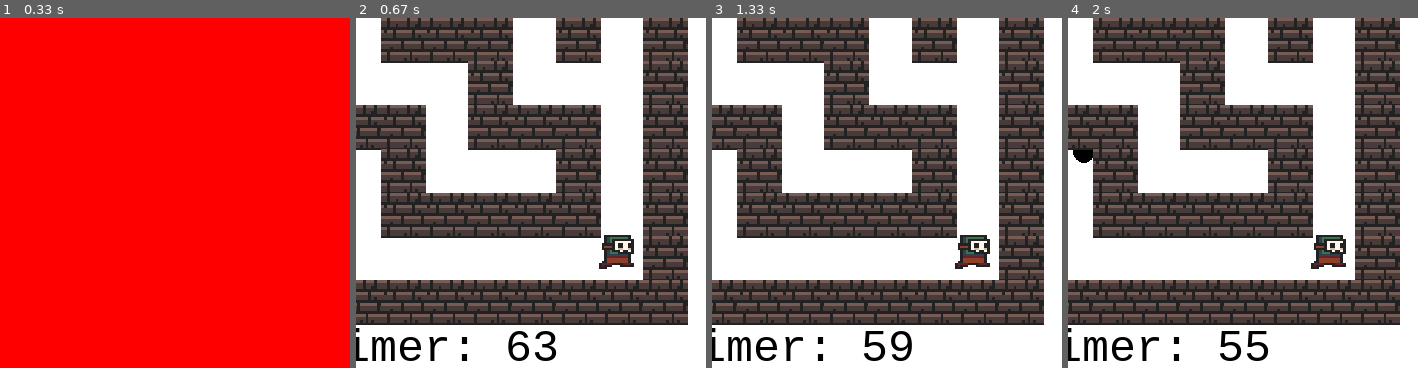
Above: before the commit, frames 1-4 (left to right).
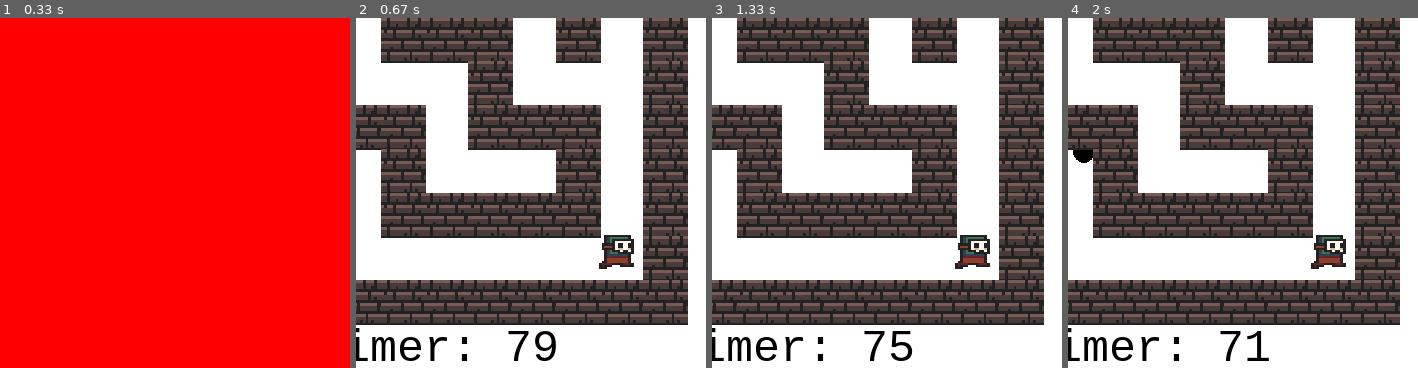
Above: after the commit, the same moments.

Repository: gorangor/112-Term-Project
Game: pygame game, started from pygamegame.py
The game is run twice, just before and just after one commit, with the same random seed, the same clock (stepped at 60 frames per second) and the same inputs.
Inputs (mouse positions are % of the whole screen's width and height, from its top left):
- Up to frame 1 (0.33 s): no input
- Up to frame 2 (0.67 s): hold Space from 0.33 s (still down); hold Right from 0.33 s (still down); move the mouse to (46, 54) at 0.37 s
- Up to frame 3 (1.33 s): release Space at 0.8 s; release Right at 0.8 s; hold P 0.83-1.3 s; hold Right 0.83-1.3 s; move the mouse to (82, 47) at 0.87 s
- Up to frame 4 (2 s): hold Up from 1.83 s (still down); move the mouse to (19, 35) at 1.87 s
The pictures show only the part of the screen within x 46-96%, y 50-100%; the shares and areas given below are measured in that part.

Frame 1 is identical in both runs. In frame 2, 0.5% of the frame differs, in the area x 43-58%, y 89-98%; in frame 3, 0.5%; in frame 4, 0.6%.

Commit message:
Less cry

Diff:
--- a/pygamegame.py
+++ b/pygamegame.py
@@ -20,10 +20,11 @@
         self.count = 0
         self.cloneTimer = 0
         self.level = 16
-        self.time = self.level * 4
+        self.time = self.level * 5
         self.timeCount = 0
         self.powerUps = []
         self.winner = ""
+        self.swordPower = 0
 
     def mousePressed(self, x, y):
         print(x,y)
@@ -99,7 +100,7 @@
 
             if keyCode == pygame.K_RIGHT and 15 <= self.player.mS <= 63:
                 self.level += 4
-                self.time = self.level * 4
+                self.time = self.level * 6
                 self.player.mS += 4
                 self.player2.mS += 4
                 self.maze.mS += 4
@@ -121,7 +122,7 @@
 
             elif keyCode == pygame.K_LEFT and 17 <= self.player.mS <= 65:
                 self.level -= 4
-                self.time = self.level * 4
+                self.time = self.level * 6
                 self.player.mS -= 4
                 self.player2.mS -= 4
                 self.maze.mS -= 4
@@ -241,6 +242,21 @@
                 self.sword.speedY = 0
                 self.sword.rect.x = self.player.rect.x + self.player.iS/2
                 self.sword.rect.y = self.player.rect.y + self.player.iS/2
+        powerCount = -1
+        for powerUps in self.powerUps:
+            powerCount += 1
+            if self.player.rect.x <= powerUps[0] <= self.player.rect.x + self.player.iS and \
+                    self.player.rect.y <= powerUps[1] <= self.player.rect.y + self.player.iS:
+                self.powerUps.pop(powerCount)
+                powerCount -= 1
+                self.swordPower += 1
+                self.player.speed += 0.05
+            elif self.player2.rect.x <= powerUps[0] <= self.player2.rect.x + self.player2.iS and \
+                    self.player2.rect.y <= powerUps[1] <= self.player2.rect.y + self.player2.iS:
+                self.powerUps.pop(powerCount)
+                powerCount -= 1
+                self.time -= 2
+                self.player2.speed += 0.05
         if self.player2.rect.x - self.player.iS//2 <= self.player.rect.x <= self.player2.rect.x + self.player.iS//2 and\
                 self.player2.rect.y - self.player.iS//2 <= self.player.rect.y <= self.player2.rect.y + self.player.iS//2:
             self.player2.rect.x = self.player2.oldX
@@ -249,8 +265,8 @@
                 self.player.rect.y - 10 <= self.player2.rect.y <= self.player.rect.y + 10:
             self.player.rect.x = self.player.oldX
             self.player.rect.y = self.player.oldY
-        if self.sword.rect.x - 20 <= self.player2.rect.x <= self.sword.rect.x + 20 and \
-                self.sword.rect.y - 20 <= self.player2.rect.y <= self.sword.rect.y + 20:
+        if self.player2.rect.x <= self.sword.rect.x <= self.player2.rect.x + self.player2.iS and \
+                self.player2.rect.y <= self.sword.rect.y <= self.player2.rect.y + self.player2.iS:
             self.count += 25
             self.player2.health -= self.sword.damage
         #THROWING STUFF
@@ -261,13 +277,13 @@
         if self.sword.mode == "Thrown":
             self.count += 1
             if self.sword.direction == "Right":
-                self.sword.speedX = 30
+                self.sword.speedX = 30 + self.swordPower
             elif self.sword.direction == "Left":
-                self.sword.speedX = -30
+                self.sword.speedX = -30 -  self.swordPower
             elif self.sword.direction == "Up":
-                self.sword.speedY = -30
+                self.sword.speedY = -30 - self.swordPower
             elif self.sword.direction == "Down":
-                self.sword.speedY = 30
+                self.sword.speedY = 30 + self.swordPower
         if self.count >= 25:
             self.sword.mode = "Not Thrown"
             self.count = 0
